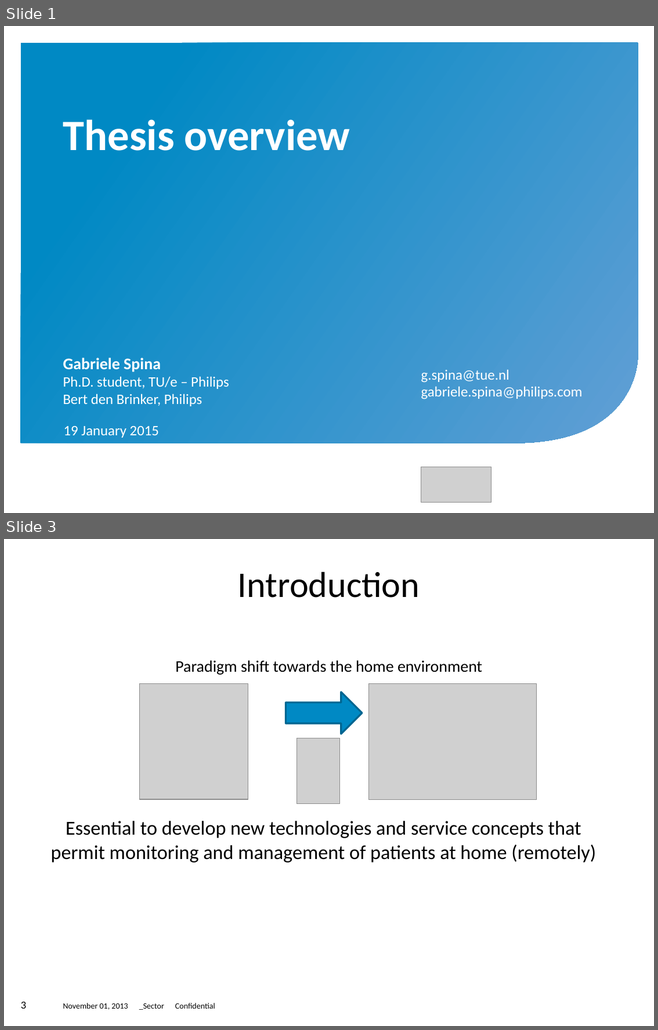
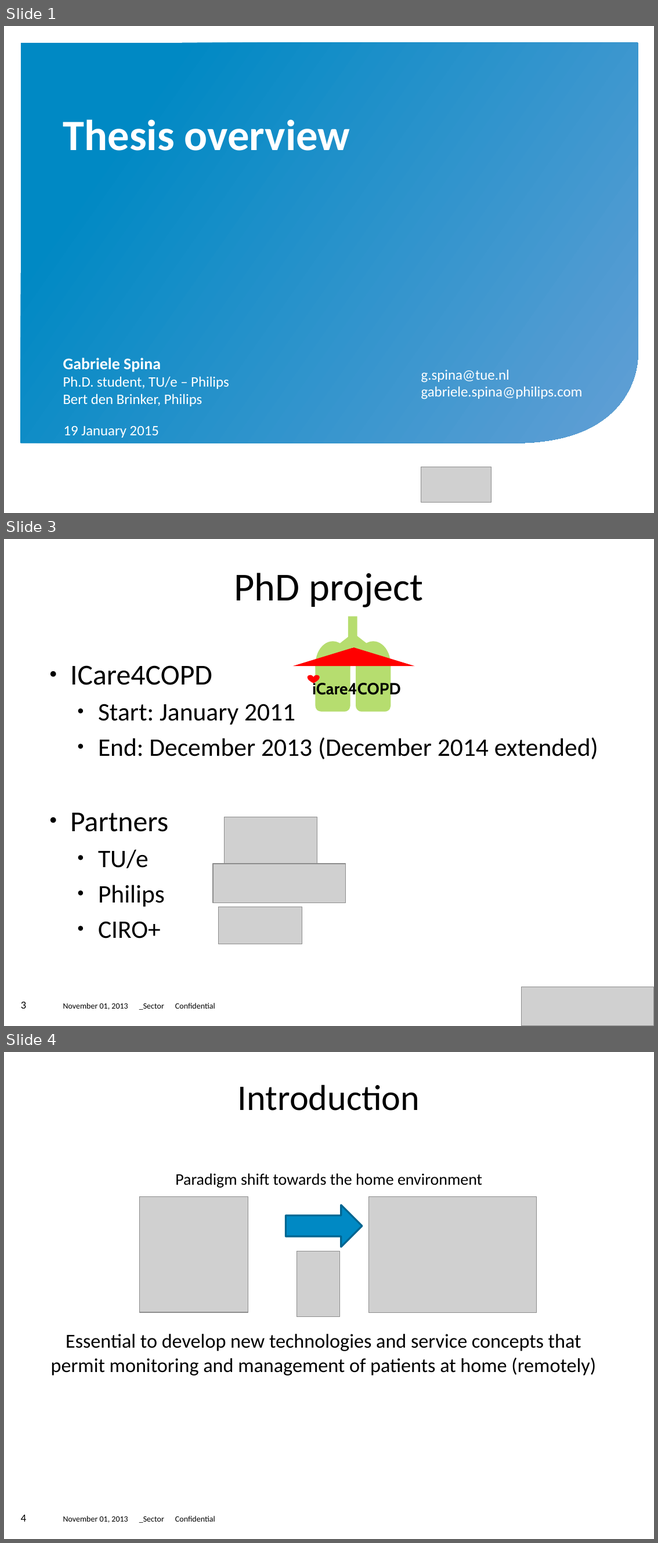
Before and after one commit to gabboshow/Thesis, a slide deck: Plan/Thesis_overview.pptx. Shown one above the other, each under a label of ours: slides 1 and 3 before the commit, slides 1, 3 and 4 after it; the slides between them are not shown. The pictures are 658x1030 and 658x1543 pixels, drawn with LibreOffice and Linux fonts; fonts in the diff are those of the drawing; grey boxes stand for pictures; background and template pictures are left out. Boxes give left, top, right and bottom in pixels: in the first picture for what was removed or moved away, otherwise in the second. Text is boxed around its words. In the diff, an @@ line names an element or a change of style, - is before the commit and + after.

```diff
--- a/Plan/Thesis_overview.pptx
+++ b/Plan/Thesis_overview.pptx
@@ slide 3 added at [4, 539, 654, 1026], background #FFFFFF; not listed: 2 template elements that a slide beside it also shows @@
@@ title added at [234, 573, 423, 607], 44 pt, text #000000 @@
+PhD project
@@ group added at [292, 616, 415, 712]: 2 rounded rectangles, 2 ellipses, 1 rectangle, 1 chevron, 1 text, 1 freeform shape, 1 triangle @@
+iCare4COPD
@@ text added at [70, 665, 598, 939], 28 pt, text #000000 @@
+● ICare4COPD
+  ● Start: January 2011
+  ● End: December 2013 (December 2014 extended)
+● Partners
+  ● TU/e
+  ● Philips
+  ● CIRO+
@@ picture added at [224, 817, 317, 864] @@
@@ picture added at [213, 864, 345, 903] @@
@@ picture added at [219, 907, 302, 944] @@
@@ picture added at [521, 987, 654, 1026] @@
@@ what was slide 3 is now slide 4 @@
@@ page number at [21, 1515, 26, 1522]: text changed @@
-3
+4
```
Also in this commit, not shown: 1 slide changed, 5 other slides added.
